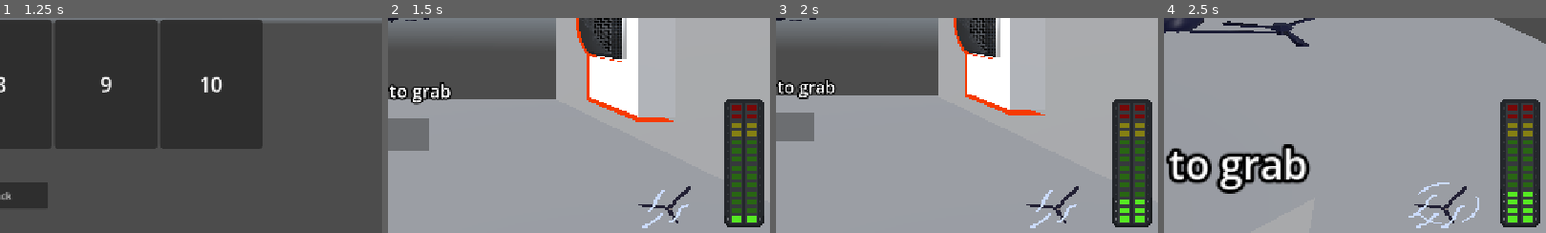
Above: before the commit, frames 1-4 (left to right).
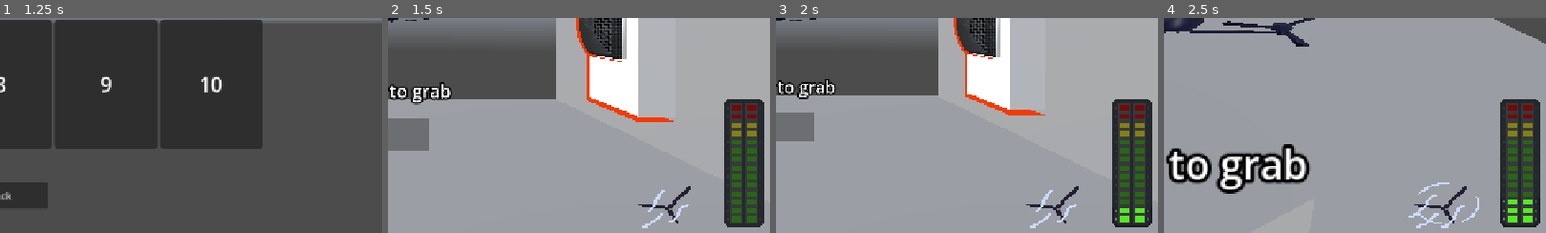
Above: after the commit, the same moments.

Repository: Apmds/operation-spin
Game: Godot game, scene res://src/menus/main_menu.tscn
The game is run twice, just before and just after one commit, with the same random seed, the same clock (stepped at 60 frames per second) and the same inputs. A sky picture missing from this copy of the repository is replaced by a grey-blue gradient.
Inputs (mouse positions are % of the whole screen's width and height, from its top left):
- Up to frame 1 (1.25 s): click "Play" at 0.5 s
- Up to frame 2 (1.5 s): click "1" at 1.25 s
- Up to frame 3 (2 s): no input
- Up to frame 4 (2.5 s): tap Enter (ui_accept) at 2, 2.27 s; move the mouse to (55, 50) at 2.02 s; hold Up (move_forward) from 2.03 s (still down); hold Shift (boost) from 2.03 s (still down); click (55, 50) at 2.17 s
The pictures show only the part of the screen within x 50-100%, y 50-100%; the shares and areas given below are measured in that part.

Frame 1 is identical in both runs. In frame 2, 0.2% of the frame differs, in the area x 88-98%, y 92-96%; in frame 3, 0.1%; in frame 4, 0.1%.

Commit message:
bouncing logic (missing sound)

Diff:
--- a/src/drone/drone.gd
+++ b/src/drone/drone.gd
@@ -178,6 +178,11 @@
 	velocity.x = lerp(velocity.x, 0.0, decceleration*delta)
 	velocity.z = lerp(velocity.z, 0.0, decceleration*delta)
 
+	if is_on_wall():
+		velocity *= 0.1
+		velocity = get_last_slide_collision().get_normal() * 1.2
+		noise += NOISE_HIT_ADD
+
 	# Noise things
 	if fans_on:
 		if is_boosted:
--- a/src/drone/drone.tscn
+++ b/src/drone/drone.tscn
@@ -4,7 +4,7 @@
 [ext_resource type="ArrayMesh" uid="uid://ben5pv5bagbaf" path="res://assets/models/drone_Mesh.res" id="2_1akv4"]
 
 [sub_resource type="BoxShape3D" id="BoxShape3D_1akv4"]
-size = Vector3(510.636, 57.418686, 378.4331)
+size = Vector3(510.636, 57.418686, 412.72437)
 
 [node name="Drone" type="CharacterBody3D" unique_id=652134360]
 collision_mask = 62
@@ -15,5 +15,5 @@
 mesh = ExtResource("2_1akv4")
 
 [node name="Collision" type="CollisionShape3D" parent="." unique_id=1560172385]
-transform = Transform3D(0.002, 0, 0, 0, 0.002, 0, 0, 0, 0.002, -0.0069797365, 0.022662004, -0.051819827)
+transform = Transform3D(0.002, 0, 0, 0, 0.002, 0, 0, 0, 0.002, 0, 0, 0)
 shape = SubResource("BoxShape3D_1akv4")
--- a/src/levels/level.gd
+++ b/src/levels/level.gd
@@ -90,7 +90,7 @@
 	get: return noise_level
 	set(value):
 		noise_level = value
-		ui_noise_status.value = noise_levels[noise_levels.bsearch(noise_level)]
+		ui_noise_status.value = noise_levels[noise_levels.bsearch(noise_level)-1]
 
 var boost_status: bool = false:
 	get: return boost_status
